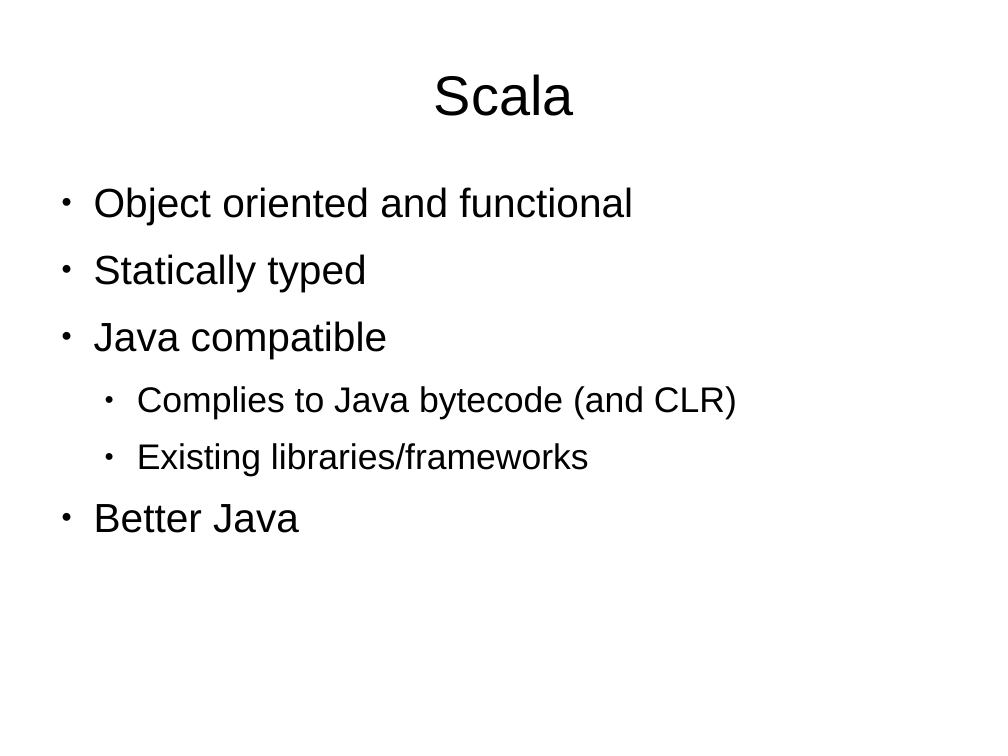
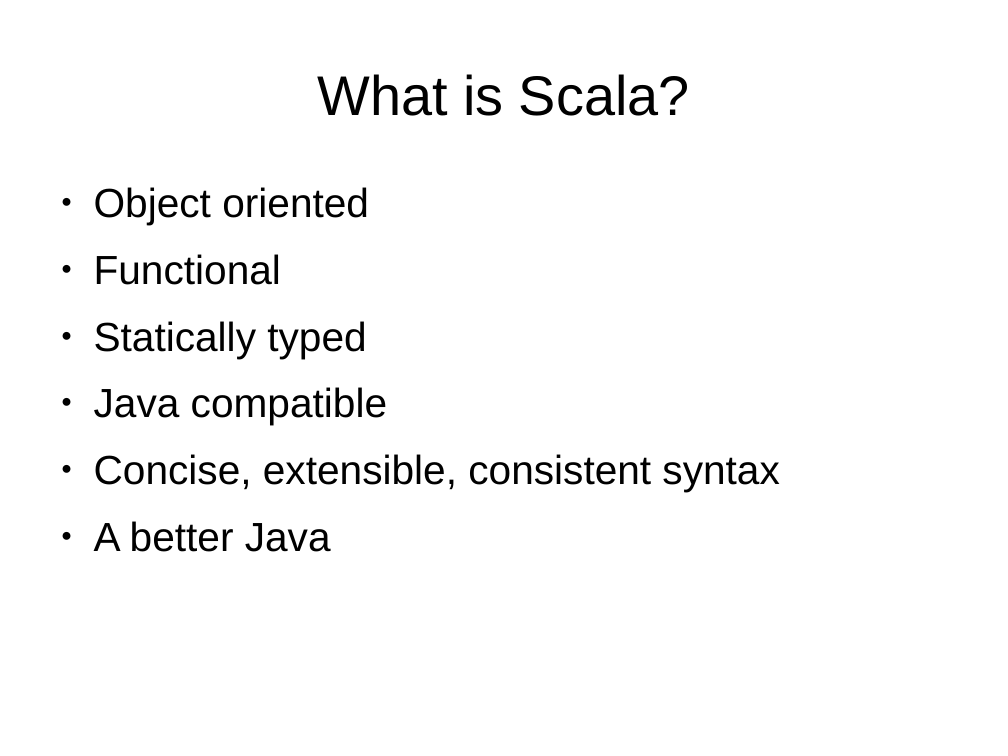
Before and after one commit to kaesler/ScalaTalk, a slide deck: slide 7 of my_slides/1.1-motivation.odp (slide 10 before the commit). Drawn at 1008x756 pixels with LibreOffice and Linux fonts; fonts in the diff are those of the drawing; background and template pictures are left out. Boxes give left, top, right and bottom in pixels: in the first picture for what was removed or moved away, otherwise in the second. Text is boxed around its words. In the diff, an @@ line names an element or a change of style, - is before the commit and + after.

```diff
--- a/my_slides/1.1-motivation.odp
+++ b/my_slides/1.1-motivation.odp
@@ title at [317,74,690,116]: text changed @@
-Scala
+What is Scala?
@@ text at [94,187,369,285]: text changed @@
-● Object oriented and functional
+● Object oriented
+● Functional
@@ text at [94,454,779,552]: text changed; size 28 to 32 pt @@
-  ● Complies to Java bytecode (and CLR)
-  ● Existing libraries/frameworks
-● Better Java
+● Concise, extensible, consistent syntax
+● A better Java
```
Also in this commit, not shown: 4 other slides changed, 6 slides added, 2 slides removed, 1 other file.
